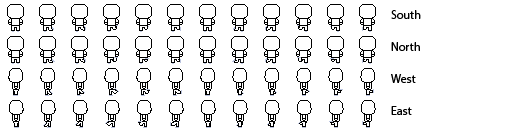
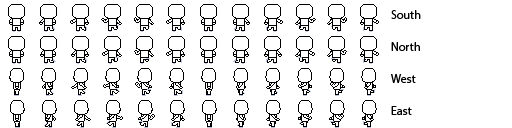
Two versions of the same layered image (512px x 128px). Layer-by-layer changes:
removed layer "Sprite" over box(7, 4, 376, 128)
added layer "Layer 11" above "Layer 10" over box(236, 114, 374, 121)
added layer "Layer 10" above "East" over box(8, 4, 379, 128)
